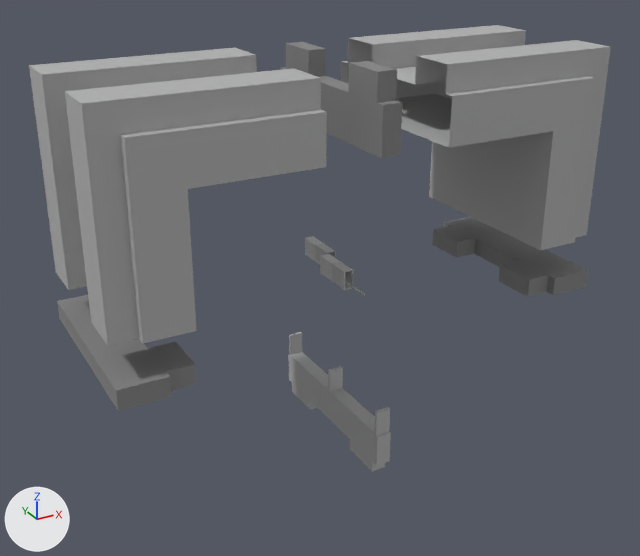
Renders of the glTF model Data/Models/Windows/window_01.glb from each side of a commit.
Rendered twice from a camera (50 mm lens) standing at (-0.179, -0.364, 0.142) and looking at (0.026, 0.007, -0.044). Every picture has the same lights, and +X, +Y and +Z are marked at lower left. The older version comes first. Vertices at exactly the same position are counted once.

In view in the first picture: 'BStretch', 'LCorner', 'LStretch', 'Leaf', 'RCorner', 'RStretch', 'TStretch'.
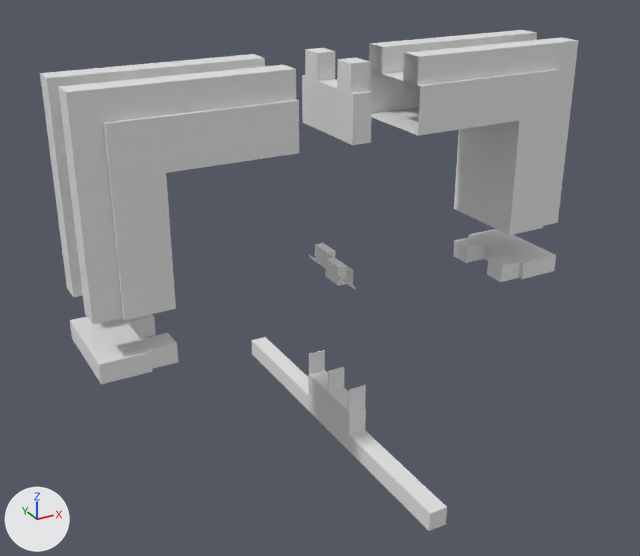
Commit message: Window 01 Reupload

Boxes (x1, y1, x2, y2) around the edits, measured in the pictures (640 x 556 px; the box of a moved part takes in the faces that stretch with it):
'RCorner', rescaled (13% narrower, 9% shorter)
    before: (29, 48, 327, 346)
    after: (40, 54, 299, 324)
'LCorner', recoloured, rescaled (22% narrower, 9% shorter)
    before: (341, 25, 611, 250)
    after: (369, 30, 579, 235)
'BStretch', reshaped, moved, recoloured (88% wider, 39% taller)
    before: (288, 332, 391, 471)
    after: (252, 337, 447, 531)
'TStretch', rescaled, recoloured (grey to white, 42% narrower, 16% shorter)
    before: (280, 42, 402, 158)
    after: (302, 48, 372, 145)
'LStretch', rescaled, recoloured (grey to white, 22% narrower, 39% shorter)
    before: (57, 295, 196, 411)
    after: (70, 314, 178, 384)
'RStretch', recoloured, rescaled (grey to white, 33% narrower, 33% shorter)
    before: (433, 217, 588, 297)
    after: (453, 229, 556, 282)
'Leaf', reshaped (23% narrower, 22% shorter)
    before: (305, 236, 365, 295)
    after: (309, 243, 355, 289)
part 1 of me_object_8, added
    after: (315, 243, 335, 269)
part 2 of me_object_8, added
    after: (326, 257, 347, 286)
part 3 of me_object_8, moved or reshaped
    before: (345, 281, 365, 295)
    after: (337, 275, 355, 289)
part 4 of me_object_8, deleted
    before: (316, 244, 335, 265)
part 5 of me_object_8, deleted
    before: (305, 236, 324, 261)
part 6 of me_object_8, moved or reshaped
    before: (306, 253, 353, 290)
    after: (309, 253, 353, 287)
part 12 of me_object_1_001, moved or reshaped
    before: (289, 332, 390, 436)
    after: (309, 350, 366, 413)
part 13 of me_object_1_001, rebuilt (88% wider, 67% taller)
    before: (288, 355, 391, 471)
    after: (252, 337, 447, 531)

Edits to the bpy script that builds the scene:
```text
Change me_object_1_001:
    remove me_object_1_001.from_pydata(...)  # 60 vertices, 112 faces; spans x -0.004..0.004, y -0.05..0.05, z 0.0..0.0377
    remove me_object_1_001.materials.append(mat_3___default)  # grey #b1b1b1
    add me_object_1_001.from_pydata(...)  # 72 vertices, 146 faces; spans x -0.005..0.005, y -0.0986..0.1016, z -0.0035..0.0344
    me_object_1_001 part 12: the loose piece of 28 vertices spanning x -0.004..0.004, y -0.0486..0.0486, z 0.0238..0.0377 is scaled about its middle by (1.24, 0.467, 1), then moved by (0.0, -0.0006, -0.0033)
    me_object_1_001 part 13: the loose piece of 32 vertices spanning x -0.004..0.004, y -0.05..0.05, z 0.0..0.0238 is rebuilt with 44 vertices and now spans x -0.005..0.005, y -0.0986..0.1016, z -0.0035..0.0206
Change me_object_8:
    remove me_object_8.from_pydata(...)  # 244 vertices, 463 faces; spans x -0.005..0.005, y -0.0443..0.0257, z -0.005..0.005
    remove me_object_8.materials.append(mat_standard_alumini)  # grey #bdbdbd
    remove me_object_8.materials.append(mat_5___default)  # light grey #cacaca
    remove me_object_8.materials.append(mat_material_57)  # light grey #c9c9c9
    remove me_object_8.materials.append(mat_material_46)  # light grey #c9c9c9
    add me_object_8.from_pydata(...)  # 188 vertices, 347 faces; spans x -0.0049..0.0051, y -0.0359..0.0141, z -0.005..0.005
    me_object_8 part 1: a new loose piece, a box spanning x 0.0001..0.0051, y 0.0009..0.0141, z -0.005..0.005
    me_object_8 part 2: a new loose piece, a box spanning x -0.0049..0.0001, y -0.0196..-0.0063, z -0.005..0.005
    me_object_8 part 3: the loose piece of 82 vertices spanning x -0.0049..-0.0044, y -0.0443..-0.0259, z -0.0005..0.0006 is scaled about its middle by (1.04, 0.977, 1.03), then moved by (-0.0001, 0.0082, 0.0)
    me_object_8 part 4: the loose piece of 16 vertices spanning x -0.0001..0.005, y 0.0007..0.0133, z -0.005..0.005 is deleted
    me_object_8 part 5: the loose piece of 16 vertices spanning x -0.0001..0.005, y 0.0131..0.0257, z -0.005..0.005 is deleted
    me_object_8 part 6: 110 vertices removed from x -0.005..0.0002, y -0.0257..0.0162, z -0.005..0.005; 86 vertices added at x -0.0049..0.0002, y -0.0257..0.0128, z -0.005..0.005
    other edits to the shape of me_object_8 do not show in these pictures
Change me_object_1_003:
    remove me_object_1_003.from_pydata(...)  # 36 vertices, 48 faces; spans x -0.1004..0.0, y -0.05..0.05, z -0.1004..0.0
    remove me_object_1_003.materials.append(mat_3___default)  # grey #b1b1b1
    add me_object_1_003.from_pydata(...)  # 36 vertices, 48 faces; spans x -0.1004..0.0, y -0.025..0.025, z -0.1004..0.0
    me_object_1_003 part 7: the whole mesh is scaled about its middle by (1, 0.5, 1)
Change me_object_1_004:
    remove me_object_1_004.from_pydata(...)  # 32 vertices, 60 faces; spans x -0.005..0.005, y -0.05..0.05, z -0.0372..0.0
    remove me_object_1_004.materials.append(mat_2___default)  # grey #848484
    add me_object_1_004.from_pydata(...)  # 32 vertices, 60 faces; spans x -0.005..0.005, y -0.025..0.025, z -0.0372..0.0
    me_object_1_004 part 8: the whole mesh is scaled about its middle by (1, 0.5, 1)
Change me_object_1_005:
    remove me_object_1_005.from_pydata(...)  # 32 vertices, 60 faces; spans x 0.0..0.0371, y -0.05..0.05, z -0.005..0.005
    remove me_object_1_005.materials.append(mat_2___default)  # grey #848484
    add me_object_1_005.from_pydata(...)  # 32 vertices, 60 faces; spans x 0.0..0.0371, y -0.025..0.025, z -0.005..0.005
    me_object_1_005 part 9: the whole mesh is scaled about its middle by (1, 0.5, 1)
Change me_object_1_002:
    remove me_object_1_002.from_pydata(...)  # 36 vertices, 48 faces; spans x 0.0..0.1003, y -0.05..0.05, z -0.1004..0.0
    remove me_object_1_002.materials.append(mat_3___default)  # grey #b1b1b1
    add me_object_1_002.from_pydata(...)  # 36 vertices, 48 faces; spans x 0.0..0.1003, y -0.025..0.025, z -0.1004..0.0
    me_object_1_002 part 10: the whole mesh is scaled about its middle by (1, 0.5, 1)
Change me_object_1_009:
    remove me_object_1_009.from_pydata(...)  # 32 vertices, 60 faces; spans x -0.0371..0.0, y -0.05..0.05, z -0.005..0.005
    remove me_object_1_009.materials.append(mat_2___default)  # grey #848484
    add me_object_1_009.from_pydata(...)  # 32 vertices, 60 faces; spans x -0.0371..0.0, y -0.025..0.025, z -0.005..0.005
    me_object_1_009 part 11: the whole mesh is scaled about its middle by (1, 0.5, 1)
Change ob_bstretch:
    ob_bstretch.location: (0.035, 0.0063, -0.1381) -> (0.035, 0.0063, -0.1349)
```
